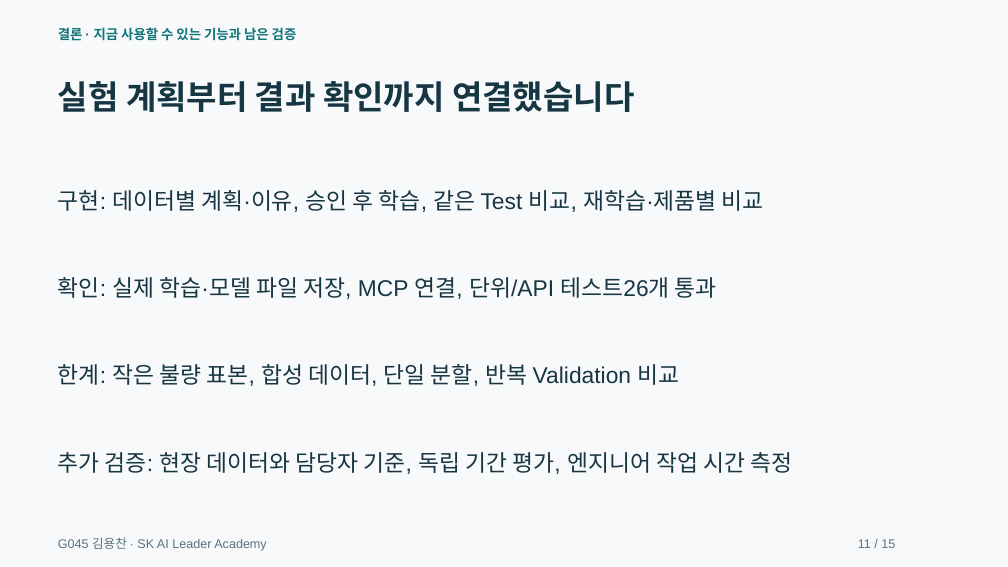
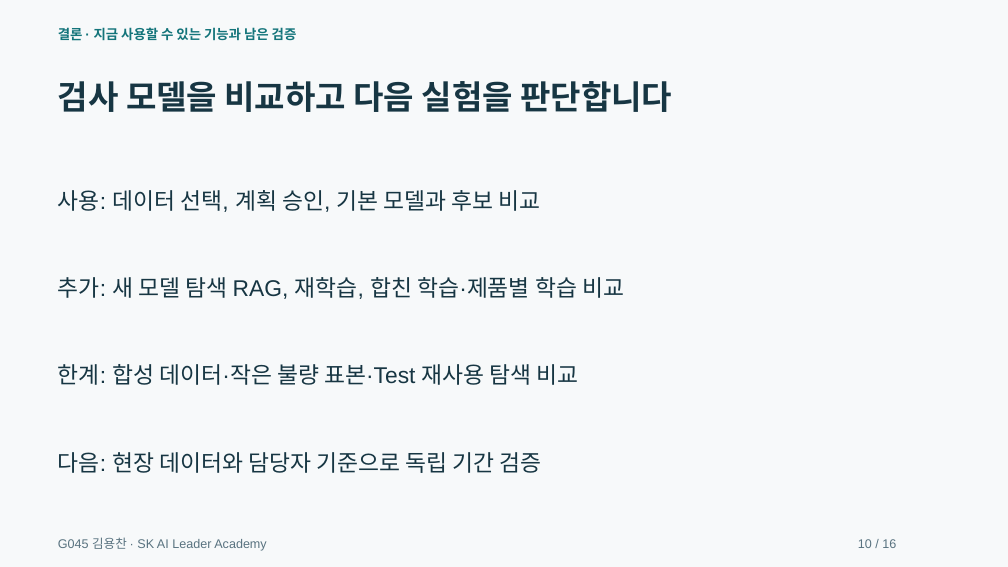
Before and after one commit to dragonchan95/Semiconductor-AI-Agent, a slide deck: slide 10 of docs/G045_Semiconductor_Agent.pptx (slide 11 before the commit). Drawn at 1008x567 pixels with LibreOffice and Linux fonts; fonts in the diff are those of the drawing. Boxes give left, top, right and bottom in pixels: in the first picture for what was removed or moved away, otherwise in the second. Text is boxed around its words. In the diff, an @@ line names an element or a change of style, - is before the commit and + after.

```diff
--- a/docs/G045_Semiconductor_Agent.pptx
+++ b/docs/G045_Semiconductor_Agent.pptx
@@ text at bbox=[58, 81, 672, 112]: text changed @@
-실험 계획부터 결과 확인까지 연결했습니다
+검사 모델을 비교하고 다음 실험을 판단합니다
@@ text at bbox=[58, 190, 541, 212]: text changed @@
-구현: 데이터별 계획·이유, 승인 후 학습, 같은 Test 비교, 재학습·제품별 비교
+사용: 데이터 선택, 계획 승인, 기본 모델과 후보 비교
@@ text at bbox=[58, 277, 624, 299]: text changed @@
-확인: 실제 학습·모델 파일 저장, MCP 연결, 단위/API 테스트26개 통과
+추가: 새 모델 탐색 RAG, 재학습, 합친 학습·제품별 학습 비교
@@ text at bbox=[58, 364, 579, 385]: text changed @@
-한계: 작은 불량 표본, 합성 데이터, 단일 분할, 반복 Validation 비교
+한계: 합성 데이터·작은 불량 표본·Test 재사용 탐색 비교
@@ text at bbox=[58, 452, 542, 473]: text changed @@
-추가 검증: 현장 데이터와 담당자 기준, 독립 기간 평가, 엔지니어 작업 시간 측정
+다음: 현장 데이터와 담당자 기준으로 독립 기간 검증
@@ text at bbox=[858, 539, 896, 548]: text changed @@
-11 / 15
+10 / 16
```
Also in this commit, not shown: 13 other slides changed, 2 slides added, 1 slide removed, 29 other files.
